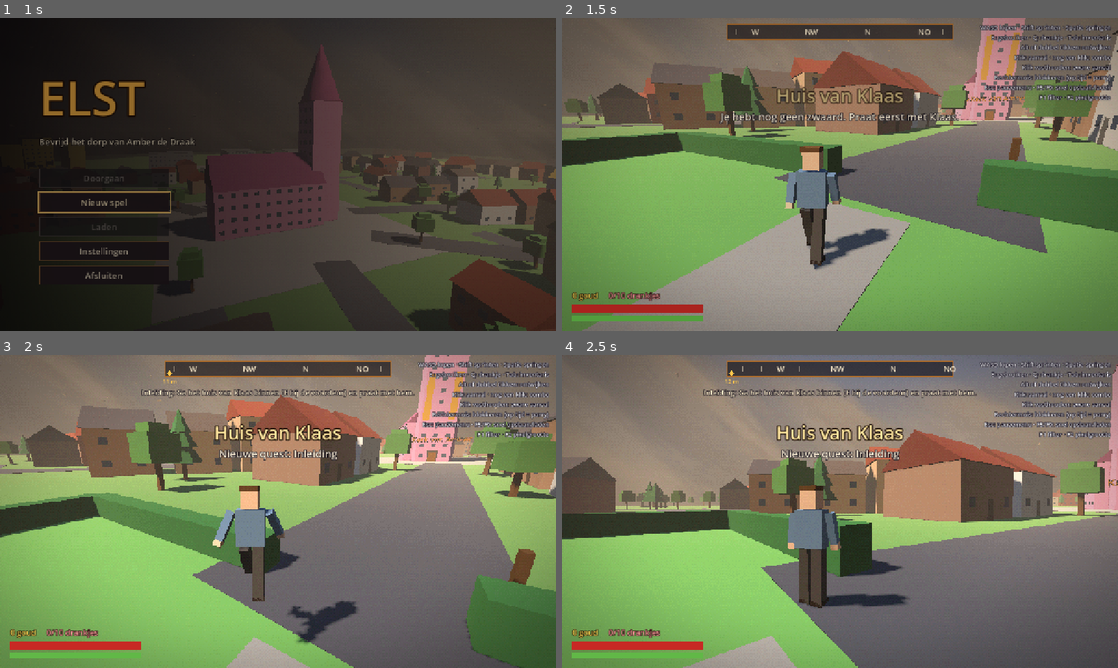
Above: before the commit, frames 1-4 (two rows, left to right).
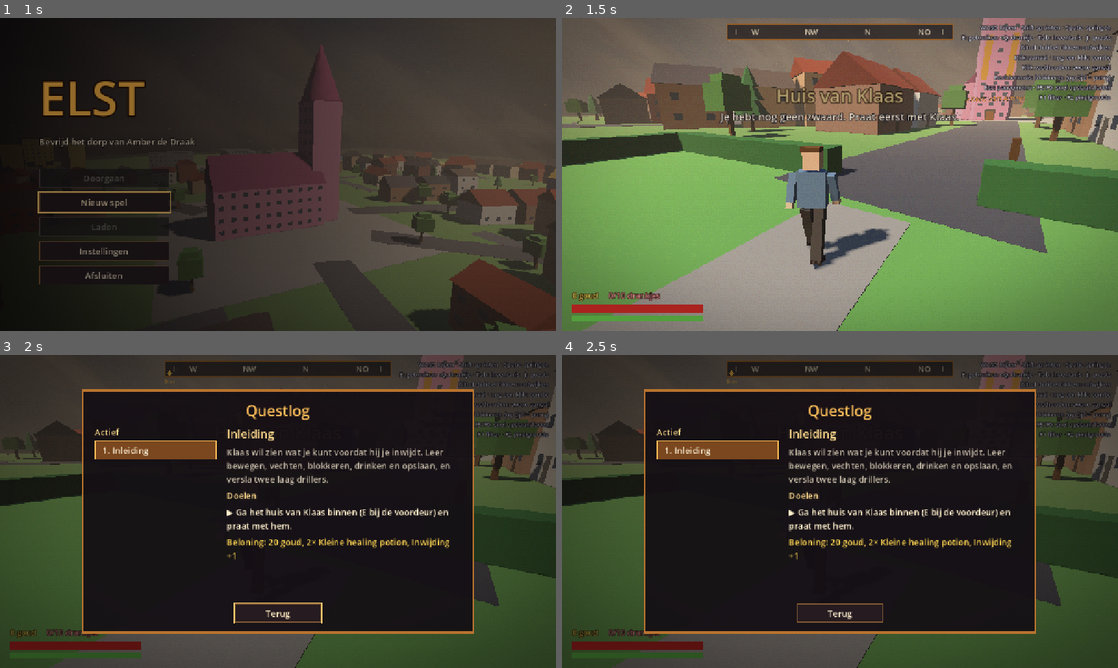
Above: after the commit, the same moments.

Repository: J0C0M/ElstTheGame
Game: Godot game, scene res://scenes/main/Main.tscn
The game is run twice, just before and just after one commit, with the same random seed, the same clock (stepped at 60 frames per second) and the same inputs.
Inputs (mouse positions are in pixels of both pictures, inside the frame that each line leads up to):
- Up to frame 1 (1 s): move the mouse to (400, 158) at 0.52 s; hold D (move_right) from 0.53 s (still down); hold J (quest_log) from 0.53 s (still down); click (400, 158) at 0.67 s; tap Space (jump) at 0.77 s
- Up to frame 2 (1.5 s): move the mouse to (812, 174) at 1.27 s; release D (move_right) at 1.28 s; release J (quest_log) at 1.28 s; hold W (move_forward) from 1.28 s (still down); click (812, 174) at 1.35 s
- Up to frame 3 (2 s): keep holding W (move_forward); tap Space (jump) at 1.52 s; tap J (quest_log) at 1.55 s
- Up to frame 4 (2.5 s): release W (move_forward) at 2 s; click (717, 448) at 2 s, where only the run after the commit has a clickable "1. Inleiding"

Frame 1 is identical in both runs. In frame 2, 0.3% of the frame differs, in the area x 71-99%, y 5-8%; in frame 3, 97%; in frame 4, 98%, in the area x 0-100%, y 0-100%.

Commit message:
Add the questlog on J

Diff:
--- a/autoload/quest_manager.gd
+++ b/autoload/quest_manager.gd
@@ -62,7 +62,14 @@
 	return _quests[id].steps[_step.get(id, 0)]
 
 
-## Active quests first, then by quest number.
+## Index of the current step; all steps count as done once the quest is completed.
+func get_step_index(id: StringName) -> int:
+	if get_status(id) == Status.COMPLETED:
+		return _quests[id].steps.size()
+	return _step.get(id, 0)
+
+
+## Quests with [param status], by quest number.
 func get_quests_by_status(status: Status) -> Array[QuestData]:
 	var found: Array[QuestData] = []
 	for id: StringName in _quests:
--- a/scenes/main/Main.tscn
+++ b/scenes/main/Main.tscn
@@ -13,6 +13,7 @@
 [ext_resource type="PackedScene" path="res://scenes/ui/DialogueBox.tscn" id="11_dialogue_box"]
 [ext_resource type="PackedScene" path="res://scenes/ui/ShopMenu.tscn" id="12_shop_menu"]
 [ext_resource type="PackedScene" path="res://scenes/ui/InventoryMenu.tscn" id="13_inventory_menu"]
+[ext_resource type="PackedScene" path="res://scenes/ui/QuestLog.tscn" id="14_quest_log"]
 
 [node name="Main" type="Node"]
 process_mode = 3
@@ -40,7 +41,7 @@
 theme_override_constants/outline_size = 5
 theme_override_font_sizes/font_size = 14
 text = "WASD lopen · Shift sprinten · Spatie springen
-E: gebruiken · Q: drankje · Tab: inventaris
+E: gebruiken · Q: drankje · Tab: inventaris · J: quests
 Alt of dubbel tikken: ontwijken
 Klik: aanval · nog een klik: combo
 Klik vasthouden: zware aanval
@@ -72,6 +73,8 @@
 
 [node name="InventoryMenu" parent="UI/Menus" instance=ExtResource("13_inventory_menu")]
 
+[node name="QuestLog" parent="UI/Menus" instance=ExtResource("14_quest_log")]
+
 [node name="Fade" type="ColorRect" parent="UI"]
 anchors_preset = 15
 anchor_right = 1.0
--- a/scenes/main/main.gd
+++ b/scenes/main/main.gd
@@ -41,6 +41,7 @@
 @onready var _dialogue_box: DialogueBox = $UI/Menus/DialogueBox
 @onready var _shop_menu: ShopMenu = $UI/Menus/ShopMenu
 @onready var _inventory_menu: InventoryMenu = $UI/Menus/InventoryMenu
+@onready var _quest_log: QuestLog = $UI/Menus/QuestLog
 @onready var _fade: ColorRect = $UI/Fade
 
 
@@ -64,7 +65,7 @@
 	EventBus.dialogue_requested.connect(_on_dialogue_requested)
 	EventBus.sleep_requested.connect(sleep)
 	_dialogue_box.action_chosen.connect(_on_dialogue_action)
-	for overlay: Control in [_dialogue_box, _shop_menu, _inventory_menu]:
+	for overlay: Control in [_dialogue_box, _shop_menu, _inventory_menu, _quest_log]:
 		overlay.connect(&"closed", _on_overlay_closed.bind(overlay))
 	if skip_main_menu:
 		start_new_game()
@@ -83,11 +84,10 @@
 		_on_escape()
 	elif event.is_action_pressed(&"inventory") and _app_state == AppState.PLAYING and not _changing_world:
 		get_viewport().set_input_as_handled()
-		if _overlay == _inventory_menu:
-			_inventory_menu.close()
-		elif _overlay == null and not get_tree().paused:
-			_open_overlay(_inventory_menu)
-			_inventory_menu.open()
+		_toggle_overlay(_inventory_menu)
+	elif event.is_action_pressed(&"quest_log") and _app_state == AppState.PLAYING and not _changing_world:
+		get_viewport().set_input_as_handled()
+		_toggle_overlay(_quest_log)
 	elif _wants_captured_mouse() and Input.mouse_mode != Input.MOUSE_MODE_CAPTURED \
 			and event is InputEventMouseButton and event.is_pressed():
 		# A click on the game catches the mouse again; it does not attack.
@@ -252,9 +252,18 @@
 
 
 func _close_menus() -> void:
-	for menu: Control in [_main_menu, _pause_menu, _save_load_menu, _settings_menu, _dialogue_box, _shop_menu, _inventory_menu]:
+	for menu: Control in [_main_menu, _pause_menu, _save_load_menu, _settings_menu, _dialogue_box, _shop_menu, _inventory_menu, _quest_log]:
 		menu.hide()
 	_overlay = null
+
+
+## Opens [param overlay] (inventory or questlog) or closes it when it is open.
+func _toggle_overlay(overlay: Control) -> void:
+	if _overlay == overlay:
+		overlay.call("close")
+	elif _overlay == null and not get_tree().paused:
+		_open_overlay(overlay)
+		overlay.call("open")
 
 
 func _open_overlay(overlay: Control) -> void:
--- /dev/null
+++ b/scenes/ui/QuestLog.tscn
@@ -0,0 +1,99 @@
+[gd_scene format=3]
+
+[ext_resource type="Script" path="res://scenes/ui/quest_log.gd" id="1_log"]
+
+[node name="QuestLog" type="Control"]
+layout_mode = 3
+anchors_preset = 15
+anchor_right = 1.0
+anchor_bottom = 1.0
+grow_horizontal = 2
+grow_vertical = 2
+script = ExtResource("1_log")
+
+[node name="Dim" type="ColorRect" parent="."]
+layout_mode = 1
+anchors_preset = 15
+anchor_right = 1.0
+anchor_bottom = 1.0
+grow_horizontal = 2
+grow_vertical = 2
+color = Color(0, 0, 0, 0.55)
+
+[node name="Center" type="CenterContainer" parent="."]
+layout_mode = 1
+anchors_preset = 15
+anchor_right = 1.0
+anchor_bottom = 1.0
+grow_horizontal = 2
+grow_vertical = 2
+
+[node name="Panel" type="PanelContainer" parent="Center"]
+custom_minimum_size = Vector2(900, 560)
+layout_mode = 2
+
+[node name="Content" type="VBoxContainer" parent="Center/Panel"]
+layout_mode = 2
+theme_override_constants/separation = 12
+
+[node name="Title" type="Label" parent="Center/Panel/Content"]
+layout_mode = 2
+theme_override_colors/font_color = Color(1, 0.75, 0.35, 1)
+theme_override_font_sizes/font_size = 34
+text = "Questlog"
+horizontal_alignment = 1
+
+[node name="Columns" type="HBoxContainer" parent="Center/Panel/Content"]
+layout_mode = 2
+size_flags_vertical = 3
+theme_override_constants/separation = 24
+
+[node name="QuestList" type="VBoxContainer" parent="Center/Panel/Content/Columns"]
+unique_name_in_owner = true
+custom_minimum_size = Vector2(280, 0)
+layout_mode = 2
+theme_override_constants/separation = 6
+
+[node name="Details" type="VBoxContainer" parent="Center/Panel/Content/Columns"]
+layout_mode = 2
+size_flags_horizontal = 3
+theme_override_constants/separation = 10
+
+[node name="QuestTitle" type="Label" parent="Center/Panel/Content/Columns/Details"]
+unique_name_in_owner = true
+layout_mode = 2
+theme_override_colors/font_color = Color(1, 0.86, 0.55, 1)
+theme_override_font_sizes/font_size = 26
+text = "Quest"
+
+[node name="Description" type="Label" parent="Center/Panel/Content/Columns/Details"]
+unique_name_in_owner = true
+custom_minimum_size = Vector2(520, 0)
+layout_mode = 2
+modulate = Color(1, 1, 1, 0.8)
+autowrap_mode = 3
+
+[node name="ObjectivesHeading" type="Label" parent="Center/Panel/Content/Columns/Details"]
+layout_mode = 2
+theme_override_colors/font_color = Color(1, 0.86, 0.55, 1)
+text = "Doelen"
+
+[node name="Objectives" type="VBoxContainer" parent="Center/Panel/Content/Columns/Details"]
+unique_name_in_owner = true
+custom_minimum_size = Vector2(520, 0)
+layout_mode = 2
+theme_override_constants/separation = 6
+
+[node name="Reward" type="Label" parent="Center/Panel/Content/Columns/Details"]
+unique_name_in_owner = true
+custom_minimum_size = Vector2(520, 0)
+layout_mode = 2
+theme_override_colors/font_color = Color(1, 0.84, 0.32, 1)
+autowrap_mode = 3
+
+[node name="BackButton" type="Button" parent="Center/Panel/Content"]
+unique_name_in_owner = true
+custom_minimum_size = Vector2(200, 0)
+layout_mode = 2
+size_flags_horizontal = 4
+text = "Terug"
--- /dev/null
+++ b/scenes/ui/quest_log.gd
@@ -0,0 +1,117 @@
+class_name QuestLog
+extends Control
+## The questlog (J): active and completed quests on the left, and for the
+## chosen quest its story, the objectives so far and the reward.
+
+signal closed
+
+var _selected: StringName = &""
+
+@onready var _list: VBoxContainer = %QuestList
+@onready var _title: Label = %QuestTitle
+@onready var _description: Label = %Description
+@onready var _objectives: VBoxContainer = %Objectives
+@onready var _reward: Label = %Reward
+@onready var _back_button: Button = %BackButton
+
+
+func _ready() -> void:
+	_back_button.pressed.connect(close)
+	EventBus.quest_updated.connect(_on_quest_updated.unbind(1))
+	hide()
+
+
+func open() -> void:
+	var tracked: QuestData = QuestManager.get_tracked_quest()
+	_selected = tracked.id if tracked != null else &""
+	_rebuild()
+	show()
+	_back_button.grab_focus()
+
+
+func close() -> void:
+	hide()
+	closed.emit()
+
+
+func _rebuild() -> void:
+	for child: Node in _list.get_children():
+		_list.remove_child(child)
+		child.queue_free()
+	var active: Array[QuestData] = QuestManager.get_quests_by_status(QuestManager.Status.ACTIVE)
+	var done: Array[QuestData] = QuestManager.get_quests_by_status(QuestManager.Status.COMPLETED)
+	if _selected.is_empty():
+		var all: Array[QuestData] = active + done
+		_selected = all[0].id if not all.is_empty() else &""
+	_add_section("Actief", active)
+	_add_section("Afgerond", done)
+	_show_details()
+
+
+func _add_section(heading: String, quests: Array[QuestData]) -> void:
+	if quests.is_empty():
+		return
+	var label: Label = Label.new()
+	label.text = heading
+	label.add_theme_color_override("font_color", Color(1, 0.86, 0.55))
+	_list.add_child(label)
+	for quest: QuestData in quests:
+		var button: Button = Button.new()
+		button.text = "%d. %s" % [quest.number, quest.title]
+		button.alignment = HORIZONTAL_ALIGNMENT_LEFT
+		button.toggle_mode = true
+		button.button_pressed = quest.id == _selected
+		button.pressed.connect(_select.bind(quest.id))
+		_list.add_child(button)
+
+
+func _select(id: StringName) -> void:
+	_selected = id
+	_rebuild()
+
+
+func _show_details() -> void:
+	for child: Node in _objectives.get_children():
+		_objectives.remove_child(child)
+		child.queue_free()
+	var quest: QuestData = QuestManager.get_quest(_selected) if not _selected.is_empty() else null
+	if quest == null:
+		_title.text = "Geen quests"
+		_description.text = "Je hebt nog geen quests. Praat met Klaas."
+		_reward.text = ""
+		return
+	_title.text = quest.title
+	_description.text = quest.description
+	var current: int = QuestManager.get_step_index(quest.id)
+	for index: int in mini(current + 1, quest.steps.size()):
+		var step: QuestStep = quest.steps[index]
+		var line: Label = Label.new()
+		line.autowrap_mode = TextServer.AUTOWRAP_WORD
+		if index < current:
+			line.text = "✓ " + step.description
+			line.modulate = Color(1, 1, 1, 0.5)
+		else:
+			var progress: String = QuestManager.get_step_progress(quest.id)
+			line.text = "▶ " + step.description + ("  (%s)" % progress if not progress.is_empty() else "")
+			line.add_theme_color_override("font_color", Color(1, 0.94, 0.8))
+		_objectives.add_child(line)
+	_reward.text = "Beloning: " + _describe_reward(quest)
+
+
+func _describe_reward(quest: QuestData) -> String:
+	var parts: PackedStringArray = []
+	if quest.reward_gold > 0:
+		parts.append("%d goud" % quest.reward_gold)
+	var counts: Dictionary[String, int] = {}
+	for item: ItemData in quest.reward_items:
+		counts[item.display_name] = counts.get(item.display_name, 0) + 1
+	for item_name: String in counts:
+		parts.append("%d× %s" % [counts[item_name], item_name] if counts[item_name] > 1 else item_name)
+	if quest.raises_inwijding:
+		parts.append("Inwijding +1")
+	return ", ".join(parts)
+
+
+func _on_quest_updated() -> void:
+	if visible:
+		_rebuild()
Not shown, added: scenes/ui/quest_log.gd.uid
